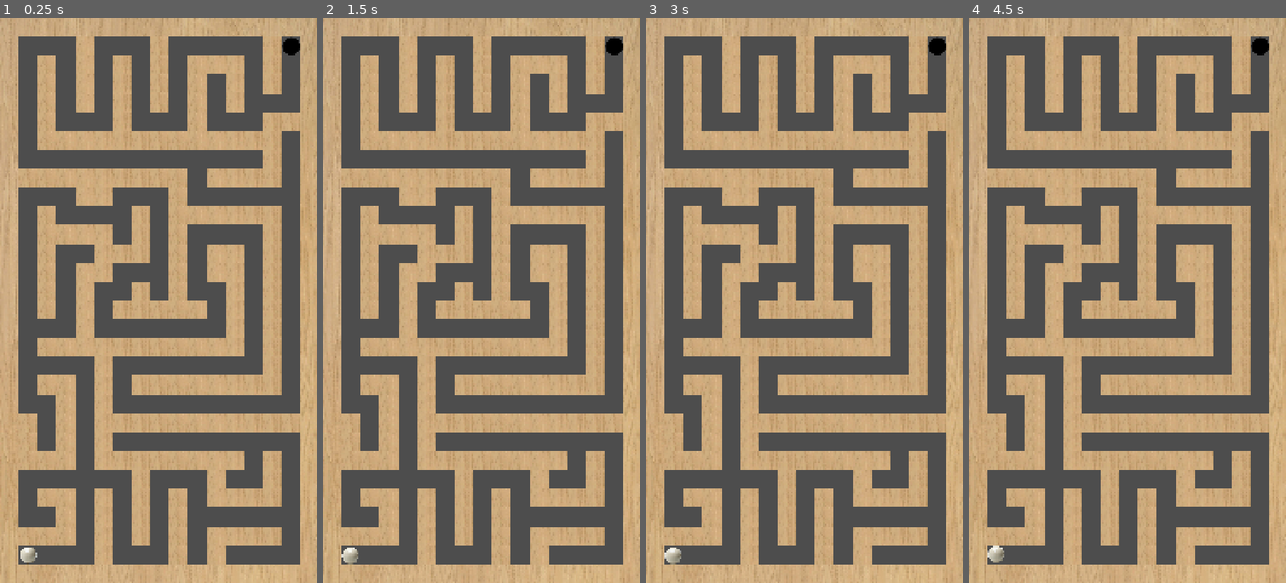
Above: before the commit, frames 1-4 (left to right).
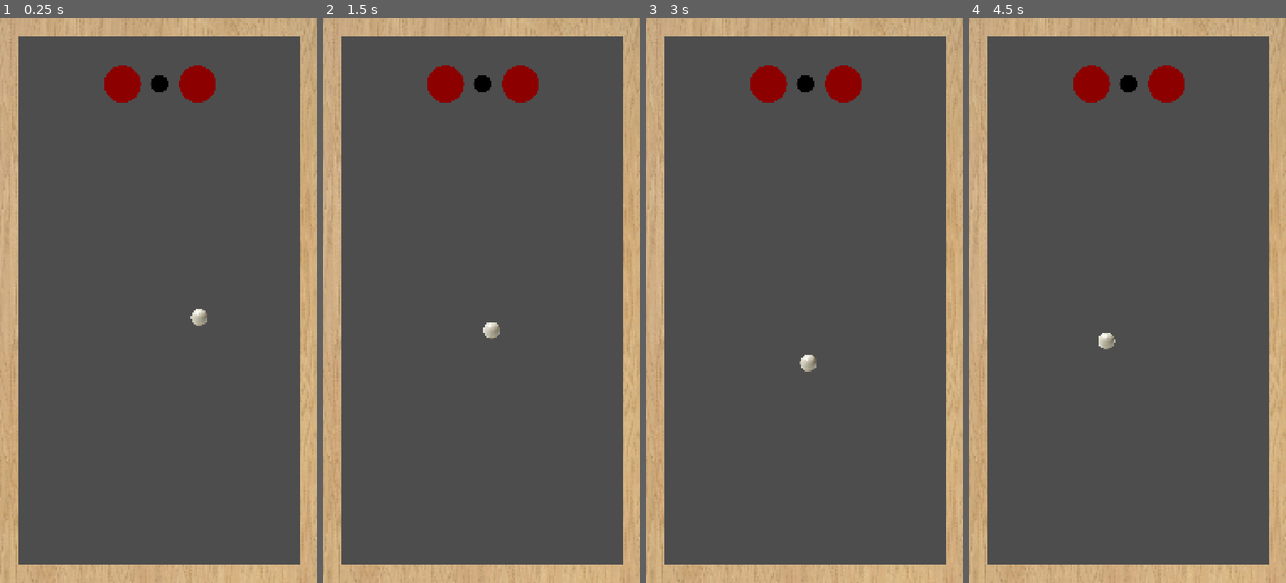
Above: after the commit, the same moments.

Repository: top-it-090304/Improvisation
Game: Godot game, scene res://levels/4.tscn
Two runs of this game, one before a commit and one after it. Both use one fixed random seed, a clock stepped at 60 frames per second and the inputs below. This scene is started directly instead of the project's main scene.
Inputs (mouse positions are in pixels of both pictures, inside the frame that each line leads up to):
- Up to frame 1 (0.25 s): no input
- Up to frame 2 (1.5 s): tap Enter at 0.5 s; move the mouse to (551, 272) at 0.52 s; click (551, 272) at 0.67 s; tap Space at 1.25 s; move the mouse to (418, 328) at 1.27 s; click (418, 328) at 1.42 s
- Up to frame 3 (3 s): tap Enter at 2 s; move the mouse to (836, 176) at 2.02 s; click (836, 176) at 2.17 s; tap Space at 2.75 s; move the mouse to (788, 413) at 2.77 s; click (788, 413) at 2.92 s
- Up to frame 4 (4.5 s): tap Enter at 3.5 s; move the mouse to (1222, 385) at 3.52 s; click (1222, 385) at 3.67 s; tap Space at 4.25 s; move the mouse to (1032, 215) at 4.27 s; click (1032, 215) at 4.42 s

The runs differ from the first frame. In frame 1, 39% of the frame differs, in the area x 5-95%, y 3-97%; in frame 2, 39%; in frame 3, 39%; in frame 4, 39%.

Commit message:
Создание уровня 4

Diff:
--- a/TileMap/tile_map_layer.tscn
+++ b/TileMap/tile_map_layer.tscn
@@ -6,8 +6,9 @@
 [ext_resource type="PackedScene" uid="uid://df66a5km0xcvh" path="res://objects/finish.tscn" id="3_lr27h"]
 [ext_resource type="PackedScene" uid="uid://cvt7yxp5uxv2g" path="res://objects/ball.tscn" id="4_c4y00"]
 [ext_resource type="PackedScene" uid="uid://ds1gkkqrswhpq" path="res://BounceWall/bouce_wall.tscn" id="5_i2f6w"]
-[ext_resource type="PackedScene" uid="uid://befj70yvk2434" path="res://Bumper/bumper.tscn" id="6_itgxu"]
+[ext_resource type="PackedScene" uid="uid://befj70yvk2434" path="res://objects/bumper.tscn" id="6_itgxu"]
 [ext_resource type="PackedScene" uid="uid://bdoci3lxrvjjf" path="res://objects/hole.tscn" id="8_lr27h"]
+
 
 [sub_resource type="TileSetScenesCollectionSource" id="TileSetScenesCollectionSource_uv2qy"]
 scenes/1/scene = ExtResource("1_k7q61")
--- a/levels/3.tscn
+++ b/levels/3.tscn
@@ -5,7 +5,7 @@
 [ext_resource type="PackedScene" uid="uid://cvt7yxp5uxv2g" path="res://objects/ball.tscn" id="3_pwaeh"]
 [ext_resource type="PackedScene" uid="uid://df66a5km0xcvh" path="res://objects/finish.tscn" id="4_fh7dt"]
 
-[node name="1" type="Node2D" unique_id=344701130]
+[node name="3" type="Node2D" unique_id=344701130]
 
 [node name="Walls" parent="." unique_id=1616081594 instance=ExtResource("1_tlvj4")]
 
--- a/levels/4.tscn
+++ b/levels/4.tscn
@@ -1,589 +1,22 @@
-[gd_scene format=3 uid="uid://b8gxwgqlum8m0"]
+[gd_scene format=3 uid="uid://cjoahdr0m8eog"]
 
 [ext_resource type="PackedScene" uid="uid://da42ck6cfmqf5" path="res://objects/walls.tscn" id="1_nacan"]
 [ext_resource type="PackedScene" uid="uid://df66a5km0xcvh" path="res://objects/finish.tscn" id="2_ldnja"]
 [ext_resource type="PackedScene" uid="uid://cvt7yxp5uxv2g" path="res://objects/ball.tscn" id="3_uv2qy"]
-[ext_resource type="PackedScene" uid="uid://baclftxnn0jwj" path="res://objects/block.tscn" id="4_qesyf"]
+[ext_resource type="PackedScene" uid="uid://befj70yvk2434" path="res://objects/bumper.tscn" id="4_nacan"]
 
-[node name="1" type="Node2D" unique_id=344701130]
+[node name="4" type="Node2D" unique_id=1768472998]
 
 [node name="Walls" parent="." unique_id=1616081594 instance=ExtResource("1_nacan")]
 
 [node name="Finish" parent="." unique_id=157668249 instance=ExtResource("2_ldnja")]
-position = Vector2(992, 96)
+position = Vector2(544, 224)
 
 [node name="Ball" parent="." unique_id=1990782279 instance=ExtResource("3_uv2qy")]
-position = Vector2(96, 1824)
+position = Vector2(680, 1016)
 
-[node name="Block" parent="." unique_id=296666591 instance=ExtResource("4_qesyf")]
-position = Vector2(96, 1760)
-
-[node name="Block2" parent="." unique_id=935128273 instance=ExtResource("4_qesyf")]
-position = Vector2(160, 1760)
-
-[node name="Block3" parent="." unique_id=328144128 instance=ExtResource("4_qesyf")]
-position = Vector2(224, 1760)
-
-[node name="Block4" parent="." unique_id=1848417839 instance=ExtResource("4_qesyf")]
-position = Vector2(352, 1824)
-
-[node name="Block5" parent="." unique_id=1331062300 instance=ExtResource("4_qesyf")]
-position = Vector2(352, 1760)
-
-[node name="Block6" parent="." unique_id=1451864749 instance=ExtResource("4_qesyf")]
-position = Vector2(352, 1696)
-
-[node name="Block7" parent="." unique_id=809199678 instance=ExtResource("4_qesyf")]
-position = Vector2(352, 1632)
-
-[node name="Block8" parent="." unique_id=878794091 instance=ExtResource("4_qesyf")]
-position = Vector2(928, 96)
-
-[node name="Block9" parent="." unique_id=396079813 instance=ExtResource("4_qesyf")]
-position = Vector2(928, 160)
-
-[node name="Block10" parent="." unique_id=877189294 instance=ExtResource("4_qesyf")]
-position = Vector2(928, 224)
-
-[node name="Block11" parent="." unique_id=2141576223 instance=ExtResource("4_qesyf")]
-position = Vector2(928, 352)
-
-[node name="Block12" parent="." unique_id=734604328 instance=ExtResource("4_qesyf")]
-position = Vector2(928, 480)
-
-[node name="Block13" parent="." unique_id=2031230151 instance=ExtResource("4_qesyf")]
-position = Vector2(928, 416)
-
-[node name="Block14" parent="." unique_id=350248765 instance=ExtResource("4_qesyf")]
-position = Vector2(992, 352)
-
-[node name="Block15" parent="." unique_id=816284103 instance=ExtResource("4_qesyf")]
-position = Vector2(928, 544)
-
-[node name="Block16" parent="." unique_id=55774913 instance=ExtResource("4_qesyf")]
-position = Vector2(864, 544)
-
-[node name="Block17" parent="." unique_id=2091059931 instance=ExtResource("4_qesyf")]
-position = Vector2(800, 544)
-
-[node name="Block18" parent="." unique_id=1139932141 instance=ExtResource("4_qesyf")]
-position = Vector2(608, 608)
-
-[node name="Block19" parent="." unique_id=272896739 instance=ExtResource("4_qesyf")]
-position = Vector2(608, 544)
-
-[node name="Block20" parent="." unique_id=430814753 instance=ExtResource("4_qesyf")]
-position = Vector2(608, 672)
-
-[node name="Block21" parent="." unique_id=1297982509 instance=ExtResource("4_qesyf")]
-position = Vector2(608, 864)
-
-[node name="Block22" parent="." unique_id=1634537292 instance=ExtResource("4_qesyf")]
-position = Vector2(160, 160)
-
-[node name="Block23" parent="." unique_id=1125808989 instance=ExtResource("4_qesyf")]
-position = Vector2(288, 96)
-
-[node name="Block24" parent="." unique_id=1238195848 instance=ExtResource("4_qesyf")]
-position = Vector2(160, 224)
-
-[node name="Block25" parent="." unique_id=421603593 instance=ExtResource("4_qesyf")]
-position = Vector2(544, 544)
-
-[node name="Block26" parent="." unique_id=2047764556 instance=ExtResource("4_qesyf")]
-position = Vector2(480, 544)
-
-[node name="Block27" parent="." unique_id=785657573 instance=ExtResource("4_qesyf")]
-position = Vector2(352, 608)
-
-[node name="Block28" parent="." unique_id=324325179 instance=ExtResource("4_qesyf")]
-position = Vector2(352, 544)
-
-[node name="Block29" parent="." unique_id=312517505 instance=ExtResource("4_qesyf")]
-position = Vector2(288, 544)
-
-[node name="Block30" parent="." unique_id=1175216230 instance=ExtResource("4_qesyf")]
-position = Vector2(224, 544)
-
-[node name="Block31" parent="." unique_id=1766615290 instance=ExtResource("4_qesyf")]
-position = Vector2(160, 544)
-
-[node name="Block32" parent="." unique_id=1263193669 instance=ExtResource("4_qesyf")]
-position = Vector2(160, 288)
-
-[node name="Block33" parent="." unique_id=2133031559 instance=ExtResource("4_qesyf")]
-position = Vector2(160, 352)
-
-[node name="Block34" parent="." unique_id=612323185 instance=ExtResource("4_qesyf")]
-position = Vector2(160, 416)
-
-[node name="Block35" parent="." unique_id=1853678117 instance=ExtResource("4_qesyf")]
-position = Vector2(96, 544)
-
-[node name="Block36" parent="." unique_id=1119645057 instance=ExtResource("4_qesyf")]
-position = Vector2(288, 160)
-
-[node name="Block37" parent="." unique_id=1055096872 instance=ExtResource("4_qesyf")]
-position = Vector2(288, 288)
-
-[node name="Block38" parent="." unique_id=1413182411 instance=ExtResource("4_qesyf")]
-position = Vector2(416, 416)
-
-[node name="Block39" parent="." unique_id=1271795852 instance=ExtResource("4_qesyf")]
-position = Vector2(416, 288)
-
-[node name="Block40" parent="." unique_id=1011872633 instance=ExtResource("4_qesyf")]
-position = Vector2(352, 416)
-
-[node name="Block41" parent="." unique_id=1998088997 instance=ExtResource("4_qesyf")]
-position = Vector2(224, 416)
-
-[node name="Block42" parent="." unique_id=145994721 instance=ExtResource("4_qesyf")]
-position = Vector2(288, 224)
-
-[node name="Block43" parent="." unique_id=326089485 instance=ExtResource("4_qesyf")]
-position = Vector2(416, 160)
-
-[node name="Block44" parent="." unique_id=1375308524 instance=ExtResource("4_qesyf")]
+[node name="Bumper" parent="." unique_id=1779603720 instance=ExtResource("4_nacan")]
 position = Vector2(416, 224)
 
-[node name="Block45" parent="." unique_id=2064200800 instance=ExtResource("4_qesyf")]
-position = Vector2(544, 96)
-
-[node name="Block46" parent="." unique_id=948952507 instance=ExtResource("4_qesyf")]
-position = Vector2(544, 160)
-
-[node name="Block47" parent="." unique_id=1364187947 instance=ExtResource("4_qesyf")]
-position = Vector2(544, 224)
-
-[node name="Block48" parent="." unique_id=177008314 instance=ExtResource("4_qesyf")]
-position = Vector2(544, 288)
-
-[node name="Block49" parent="." unique_id=578067284 instance=ExtResource("4_qesyf")]
-position = Vector2(544, 416)
-
-[node name="Block50" parent="." unique_id=763357670 instance=ExtResource("4_qesyf")]
-position = Vector2(864, 416)
-
-[node name="Block51" parent="." unique_id=1797365132 instance=ExtResource("4_qesyf")]
-position = Vector2(800, 416)
-
-[node name="Block52" parent="." unique_id=1629026875 instance=ExtResource("4_qesyf")]
-position = Vector2(736, 160)
-
-[node name="Block53" parent="." unique_id=1785888997 instance=ExtResource("4_qesyf")]
-position = Vector2(800, 160)
-
-[node name="Block54" parent="." unique_id=1803400067 instance=ExtResource("4_qesyf")]
-position = Vector2(672, 160)
-
-[node name="Block55" parent="." unique_id=1056909730 instance=ExtResource("4_qesyf")]
-position = Vector2(672, 352)
-
-[node name="Block56" parent="." unique_id=377256867 instance=ExtResource("4_qesyf")]
-position = Vector2(480, 416)
-
-[node name="Block57" parent="." unique_id=1663059501 instance=ExtResource("4_qesyf")]
+[node name="Bumper2" parent="." unique_id=1745384851 instance=ExtResource("4_nacan")]
 position = Vector2(672, 224)
-
-[node name="Block58" parent="." unique_id=998970364 instance=ExtResource("4_qesyf")]
-position = Vector2(672, 288)
-
-[node name="Block59" parent="." unique_id=1407360343 instance=ExtResource("4_qesyf")]
-position = Vector2(608, 416)
-
-[node name="Block60" parent="." unique_id=738261722 instance=ExtResource("4_qesyf")]
-position = Vector2(672, 416)
-
-[node name="Block61" parent="." unique_id=2108874737 instance=ExtResource("4_qesyf")]
-position = Vector2(416, 352)
-
-[node name="Block62" parent="." unique_id=841047564 instance=ExtResource("4_qesyf")]
-position = Vector2(416, 544)
-
-[node name="Block63" parent="." unique_id=920410368 instance=ExtResource("4_qesyf")]
-position = Vector2(288, 416)
-
-[node name="Block64" parent="." unique_id=131384258 instance=ExtResource("4_qesyf")]
-position = Vector2(736, 416)
-
-[node name="Block65" parent="." unique_id=1918846005 instance=ExtResource("4_qesyf")]
-position = Vector2(608, 928)
-
-[node name="Block66" parent="." unique_id=1283368544 instance=ExtResource("4_qesyf")]
-position = Vector2(800, 224)
-
-[node name="Block67" parent="." unique_id=1493844986 instance=ExtResource("4_qesyf")]
-position = Vector2(800, 288)
-
-[node name="Block68" parent="." unique_id=408206226 instance=ExtResource("4_qesyf")]
-position = Vector2(224, 1696)
-
-[node name="Block69" parent="." unique_id=57535298 instance=ExtResource("4_qesyf")]
-position = Vector2(224, 1632)
-
-[node name="Block70" parent="." unique_id=622051757 instance=ExtResource("4_qesyf")]
-position = Vector2(160, 1632)
-
-[node name="Block71" parent="." unique_id=1694860560 instance=ExtResource("4_qesyf")]
-position = Vector2(96, 1504)
-
-[node name="Block72" parent="." unique_id=802237689 instance=ExtResource("4_qesyf")]
-position = Vector2(160, 1504)
-
-[node name="Block73" parent="." unique_id=2109963713 instance=ExtResource("4_qesyf")]
-position = Vector2(224, 1504)
-
-[node name="Block74" parent="." unique_id=80373299 instance=ExtResource("4_qesyf")]
-position = Vector2(352, 1504)
-
-[node name="Block75" parent="." unique_id=1411597985 instance=ExtResource("4_qesyf")]
-position = Vector2(224, 1440)
-
-[node name="Block76" parent="." unique_id=82974881 instance=ExtResource("4_qesyf")]
-position = Vector2(96, 1440)
-
-[node name="Block77" parent="." unique_id=635144111 instance=ExtResource("4_qesyf")]
-position = Vector2(352, 1440)
-
-[node name="Block78" parent="." unique_id=1747239186 instance=ExtResource("4_qesyf")]
-position = Vector2(480, 672)
-
-[node name="Block79" parent="." unique_id=632752293 instance=ExtResource("4_qesyf")]
-position = Vector2(608, 992)
-
-[node name="Block80" parent="." unique_id=1844545922 instance=ExtResource("4_qesyf")]
-position = Vector2(416, 800)
-
-[node name="Block81" parent="." unique_id=1938895845 instance=ExtResource("4_qesyf")]
-position = Vector2(480, 736)
-
-[node name="Block82" parent="." unique_id=828650538 instance=ExtResource("4_qesyf")]
-position = Vector2(352, 736)
-
-[node name="Block83" parent="." unique_id=508739105 instance=ExtResource("4_qesyf")]
-position = Vector2(288, 736)
-
-[node name="Block84" parent="." unique_id=1546777854 instance=ExtResource("4_qesyf")]
-position = Vector2(224, 736)
-
-[node name="Block85" parent="." unique_id=1566159587 instance=ExtResource("4_qesyf")]
-position = Vector2(288, 608)
-
-[node name="Block86" parent="." unique_id=401031772 instance=ExtResource("4_qesyf")]
-position = Vector2(160, 672)
-
-[node name="Block87" parent="." unique_id=628142516 instance=ExtResource("4_qesyf")]
-position = Vector2(160, 736)
-
-[node name="Block88" parent="." unique_id=296173447 instance=ExtResource("4_qesyf")]
-position = Vector2(160, 800)
-
-[node name="Block89" parent="." unique_id=594891529 instance=ExtResource("4_qesyf")]
-position = Vector2(160, 864)
-
-[node name="Block90" parent="." unique_id=1567688862 instance=ExtResource("4_qesyf")]
-position = Vector2(160, 928)
-
-[node name="Block91" parent="." unique_id=1465849692 instance=ExtResource("4_qesyf")]
-position = Vector2(160, 992)
-
-[node name="Block92" parent="." unique_id=1656985481 instance=ExtResource("4_qesyf")]
-position = Vector2(480, 800)
-
-[node name="Block93" parent="." unique_id=1136639863 instance=ExtResource("4_qesyf")]
-position = Vector2(608, 736)
-
-[node name="Block94" parent="." unique_id=578565806 instance=ExtResource("4_qesyf")]
-position = Vector2(608, 800)
-
-[node name="Block95" parent="." unique_id=1145632583 instance=ExtResource("4_qesyf")]
-position = Vector2(352, 800)
-
-[node name="Block96" parent="." unique_id=2021704737 instance=ExtResource("4_qesyf")]
-position = Vector2(288, 864)
-
-[node name="Block97" parent="." unique_id=1309986101 instance=ExtResource("4_qesyf")]
-position = Vector2(288, 928)
-
-[node name="Block98" parent="." unique_id=53788130 instance=ExtResource("4_qesyf")]
-position = Vector2(96, 1376)
-
-[node name="Block99" parent="." unique_id=2082198032 instance=ExtResource("4_qesyf")]
-position = Vector2(224, 1376)
-
-[node name="Block100" parent="." unique_id=1435519046 instance=ExtResource("4_qesyf")]
-position = Vector2(224, 1312)
-
-[node name="Block101" parent="." unique_id=460810845 instance=ExtResource("4_qesyf")]
-position = Vector2(224, 1248)
-
-[node name="Block102" parent="." unique_id=704457491 instance=ExtResource("4_qesyf")]
-position = Vector2(160, 1248)
-
-[node name="Block103" parent="." unique_id=15981215 instance=ExtResource("4_qesyf")]
-position = Vector2(352, 1376)
-
-[node name="Block104" parent="." unique_id=1979656165 instance=ExtResource("4_qesyf")]
-position = Vector2(352, 1312)
-
-[node name="Block105" parent="." unique_id=26287680 instance=ExtResource("4_qesyf")]
-position = Vector2(352, 1248)
-
-[node name="Block106" parent="." unique_id=601355436 instance=ExtResource("4_qesyf")]
-position = Vector2(352, 1184)
-
-[node name="Block107" parent="." unique_id=1170161343 instance=ExtResource("4_qesyf")]
-position = Vector2(352, 1120)
-
-[node name="Block108" parent="." unique_id=771082933 instance=ExtResource("4_qesyf")]
-position = Vector2(288, 1120)
-
-[node name="Block109" parent="." unique_id=1899273939 instance=ExtResource("4_qesyf")]
-position = Vector2(224, 1120)
-
-[node name="Block110" parent="." unique_id=897769053 instance=ExtResource("4_qesyf")]
-position = Vector2(160, 1120)
-
-[node name="Block111" parent="." unique_id=1007435977 instance=ExtResource("4_qesyf")]
-position = Vector2(288, 992)
-
-[node name="Block112" parent="." unique_id=87203824 instance=ExtResource("4_qesyf")]
-position = Vector2(288, 1056)
-
-[node name="Block113" parent="." unique_id=1239402502 instance=ExtResource("4_qesyf")]
-position = Vector2(480, 928)
-
-[node name="Block114" parent="." unique_id=866547192 instance=ExtResource("4_qesyf")]
-position = Vector2(544, 992)
-
-[node name="Block115" parent="." unique_id=707147271 instance=ExtResource("4_qesyf")]
-position = Vector2(480, 992)
-
-[node name="Block116" parent="." unique_id=1307954449 instance=ExtResource("4_qesyf")]
-position = Vector2(352, 864)
-
-[node name="Block117" parent="." unique_id=140003770 instance=ExtResource("4_qesyf")]
-position = Vector2(416, 992)
-
-[node name="Block118" parent="." unique_id=886329480 instance=ExtResource("4_qesyf")]
-position = Vector2(416, 1120)
-
-[node name="Block119" parent="." unique_id=1078233375 instance=ExtResource("4_qesyf")]
-position = Vector2(480, 1120)
-
-[node name="Block120" parent="." unique_id=1201052962 instance=ExtResource("4_qesyf")]
-position = Vector2(544, 1120)
-
-[node name="Block121" parent="." unique_id=51850614 instance=ExtResource("4_qesyf")]
-position = Vector2(608, 1120)
-
-[node name="Block122" parent="." unique_id=1826525988 instance=ExtResource("4_qesyf")]
-position = Vector2(672, 1120)
-
-[node name="Block123" parent="." unique_id=305708843 instance=ExtResource("4_qesyf")]
-position = Vector2(800, 1120)
-
-[node name="Block124" parent="." unique_id=2061879440 instance=ExtResource("4_qesyf")]
-position = Vector2(736, 1120)
-
-[node name="Block125" parent="." unique_id=1447735958 instance=ExtResource("4_qesyf")]
-position = Vector2(800, 1056)
-
-[node name="Block126" parent="." unique_id=1101447121 instance=ExtResource("4_qesyf")]
-position = Vector2(672, 992)
-
-[node name="Block127" parent="." unique_id=1900656275 instance=ExtResource("4_qesyf")]
-position = Vector2(800, 992)
-
-[node name="Block128" parent="." unique_id=1971546071 instance=ExtResource("4_qesyf")]
-position = Vector2(736, 864)
-
-[node name="Block129" parent="." unique_id=2002471443 instance=ExtResource("4_qesyf")]
-position = Vector2(736, 672)
-
-[node name="Block130" parent="." unique_id=48023919 instance=ExtResource("4_qesyf")]
-position = Vector2(736, 544)
-
-[node name="Block131" parent="." unique_id=1754376179 instance=ExtResource("4_qesyf")]
-position = Vector2(672, 672)
-
-[node name="Block132" parent="." unique_id=1635289561 instance=ExtResource("4_qesyf")]
-position = Vector2(800, 672)
-
-[node name="Block133" parent="." unique_id=403052624 instance=ExtResource("4_qesyf")]
-position = Vector2(416, 1504)
-
-[node name="Block134" parent="." unique_id=687753341 instance=ExtResource("4_qesyf")]
-position = Vector2(480, 1504)
-
-[node name="Block135" parent="." unique_id=224235071 instance=ExtResource("4_qesyf")]
-position = Vector2(480, 1568)
-
-[node name="Block136" parent="." unique_id=1792173825 instance=ExtResource("4_qesyf")]
-position = Vector2(480, 1632)
-
-[node name="Block137" parent="." unique_id=1629604238 instance=ExtResource("4_qesyf")]
-position = Vector2(480, 1696)
-
-[node name="Block138" parent="." unique_id=1141273007 instance=ExtResource("4_qesyf")]
-position = Vector2(480, 1760)
-
-[node name="Block139" parent="." unique_id=1894782384 instance=ExtResource("4_qesyf")]
-position = Vector2(608, 1824)
-
-[node name="Block140" parent="." unique_id=459257318 instance=ExtResource("4_qesyf")]
-position = Vector2(608, 1760)
-
-[node name="Block141" parent="." unique_id=975952089 instance=ExtResource("4_qesyf")]
-position = Vector2(608, 1696)
-
-[node name="Block142" parent="." unique_id=1108424673 instance=ExtResource("4_qesyf")]
-position = Vector2(608, 1632)
-
-[node name="Block143" parent="." unique_id=1377680008 instance=ExtResource("4_qesyf")]
-position = Vector2(544, 1504)
-
-[node name="Block144" parent="." unique_id=1097588177 instance=ExtResource("4_qesyf")]
-position = Vector2(608, 1504)
-
-[node name="Block145" parent="." unique_id=1690040791 instance=ExtResource("4_qesyf")]
-position = Vector2(672, 1504)
-
-[node name="Block146" parent="." unique_id=2101023517 instance=ExtResource("4_qesyf")]
-position = Vector2(736, 1504)
-
-[node name="Block147" parent="." unique_id=1186131197 instance=ExtResource("4_qesyf")]
-position = Vector2(736, 1568)
-
-[node name="Block148" parent="." unique_id=2109154686 instance=ExtResource("4_qesyf")]
-position = Vector2(736, 1632)
-
-[node name="Block149" parent="." unique_id=43931252 instance=ExtResource("4_qesyf")]
-position = Vector2(800, 1632)
-
-[node name="Block150" parent="." unique_id=1638444112 instance=ExtResource("4_qesyf")]
-position = Vector2(736, 1760)
-
-[node name="Block151" parent="." unique_id=186164073 instance=ExtResource("4_qesyf")]
-position = Vector2(736, 1824)
-
-[node name="Block152" parent="." unique_id=1126951193 instance=ExtResource("4_qesyf")]
-position = Vector2(800, 1760)
-
-[node name="Block153" parent="." unique_id=1471893733 instance=ExtResource("4_qesyf")]
-position = Vector2(864, 1760)
-
-[node name="Block154" parent="." unique_id=669857604 instance=ExtResource("4_qesyf")]
-position = Vector2(928, 1760)
-
-[node name="Block155" parent="." unique_id=1525710078 instance=ExtResource("4_qesyf")]
-position = Vector2(928, 1632)
-
-[node name="Block156" parent="." unique_id=196066257 instance=ExtResource("4_qesyf")]
-position = Vector2(864, 1632)
-
-[node name="Block157" parent="." unique_id=359420538 instance=ExtResource("4_qesyf")]
-position = Vector2(864, 672)
-
-[node name="Block158" parent="." unique_id=1793355158 instance=ExtResource("4_qesyf")]
-position = Vector2(480, 1376)
-
-[node name="Block159" parent="." unique_id=1074112317 instance=ExtResource("4_qesyf")]
-position = Vector2(480, 1248)
-
-[node name="Block160" parent="." unique_id=406178494 instance=ExtResource("4_qesyf")]
-position = Vector2(416, 1376)
-
-[node name="Block161" parent="." unique_id=1666351788 instance=ExtResource("4_qesyf")]
-position = Vector2(544, 1248)
-
-[node name="Block162" parent="." unique_id=1400135158 instance=ExtResource("4_qesyf")]
-position = Vector2(544, 1376)
-
-[node name="Block163" parent="." unique_id=26594692 instance=ExtResource("4_qesyf")]
-position = Vector2(608, 1248)
-
-[node name="Block164" parent="." unique_id=1850301210 instance=ExtResource("4_qesyf")]
-position = Vector2(608, 1376)
-
-[node name="Block165" parent="." unique_id=1274580241 instance=ExtResource("4_qesyf")]
-position = Vector2(672, 1248)
-
-[node name="Block166" parent="." unique_id=266119532 instance=ExtResource("4_qesyf")]
-position = Vector2(672, 1376)
-
-[node name="Block167" parent="." unique_id=2056851760 instance=ExtResource("4_qesyf")]
-position = Vector2(928, 736)
-
-[node name="Block168" parent="." unique_id=1431614416 instance=ExtResource("4_qesyf")]
-position = Vector2(928, 800)
-
-[node name="Block169" parent="." unique_id=26520206 instance=ExtResource("4_qesyf")]
-position = Vector2(928, 864)
-
-[node name="Block170" parent="." unique_id=999813456 instance=ExtResource("4_qesyf")]
-position = Vector2(928, 928)
-
-[node name="Block171" parent="." unique_id=2001630636 instance=ExtResource("4_qesyf")]
-position = Vector2(928, 992)
-
-[node name="Block172" parent="." unique_id=1019468128 instance=ExtResource("4_qesyf")]
-position = Vector2(928, 1056)
-
-[node name="Block173" parent="." unique_id=694067038 instance=ExtResource("4_qesyf")]
-position = Vector2(928, 1120)
-
-[node name="Block174" parent="." unique_id=1561228213 instance=ExtResource("4_qesyf")]
-position = Vector2(928, 1248)
-
-[node name="Block175" parent="." unique_id=755620144 instance=ExtResource("4_qesyf")]
-position = Vector2(736, 1376)
-
-[node name="Block176" parent="." unique_id=941286857 instance=ExtResource("4_qesyf")]
-position = Vector2(864, 1248)
-
-[node name="Block177" parent="." unique_id=1123718200 instance=ExtResource("4_qesyf")]
-position = Vector2(736, 1248)
-
-[node name="Block178" parent="." unique_id=1014352708 instance=ExtResource("4_qesyf")]
-position = Vector2(800, 1376)
-
-[node name="Block179" parent="." unique_id=2013030198 instance=ExtResource("4_qesyf")]
-position = Vector2(928, 1376)
-
-[node name="Block180" parent="." unique_id=1395908984 instance=ExtResource("4_qesyf")]
-position = Vector2(864, 1376)
-
-[node name="Block182" parent="." unique_id=942935142 instance=ExtResource("4_qesyf")]
-position = Vector2(800, 1504)
-
-[node name="Block183" parent="." unique_id=994679242 instance=ExtResource("4_qesyf")]
-position = Vector2(928, 1568)
-
-[node name="Block184" parent="." unique_id=1042250477 instance=ExtResource("4_qesyf")]
-position = Vector2(928, 1504)
-
-[node name="Block185" parent="." unique_id=2103959154 instance=ExtResource("4_qesyf")]
-position = Vector2(992, 1376)
-
-[node name="Block187" parent="." unique_id=2122422988 instance=ExtResource("4_qesyf")]
-position = Vector2(928, 1184)
-
-[node name="Block189" parent="." unique_id=2014632148 instance=ExtResource("4_qesyf")]
-position = Vector2(800, 800)
-
-[node name="Block190" parent="." unique_id=1033165742 instance=ExtResource("4_qesyf")]
-position = Vector2(928, 672)
-
-[node name="Block191" parent="." unique_id=1751958838 instance=ExtResource("4_qesyf")]
-position = Vector2(736, 800)
-
-[node name="Block192" parent="." unique_id=48972479 instance=ExtResource("4_qesyf")]
-position = Vector2(800, 1248)
-
-[node name="Block181" parent="." unique_id=74294517 instance=ExtResource("4_qesyf")]
-position = Vector2(800, 864)
-
-[node name="Block186" parent="." unique_id=11910104 instance=ExtResource("4_qesyf")]
-position = Vector2(800, 928)
Renamed: BounceWall/Bumper.tscn -> Bumper.tscn
Renamed: Bumper/bumper.tscn -> objects/bumper.tscn
